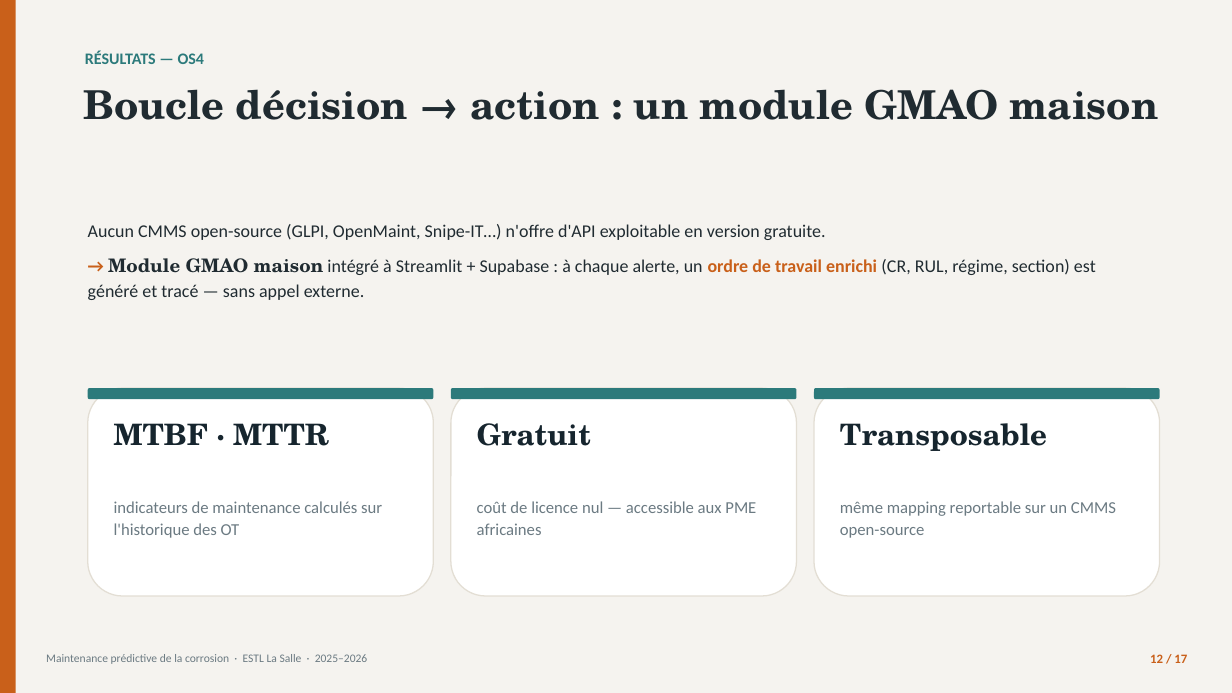
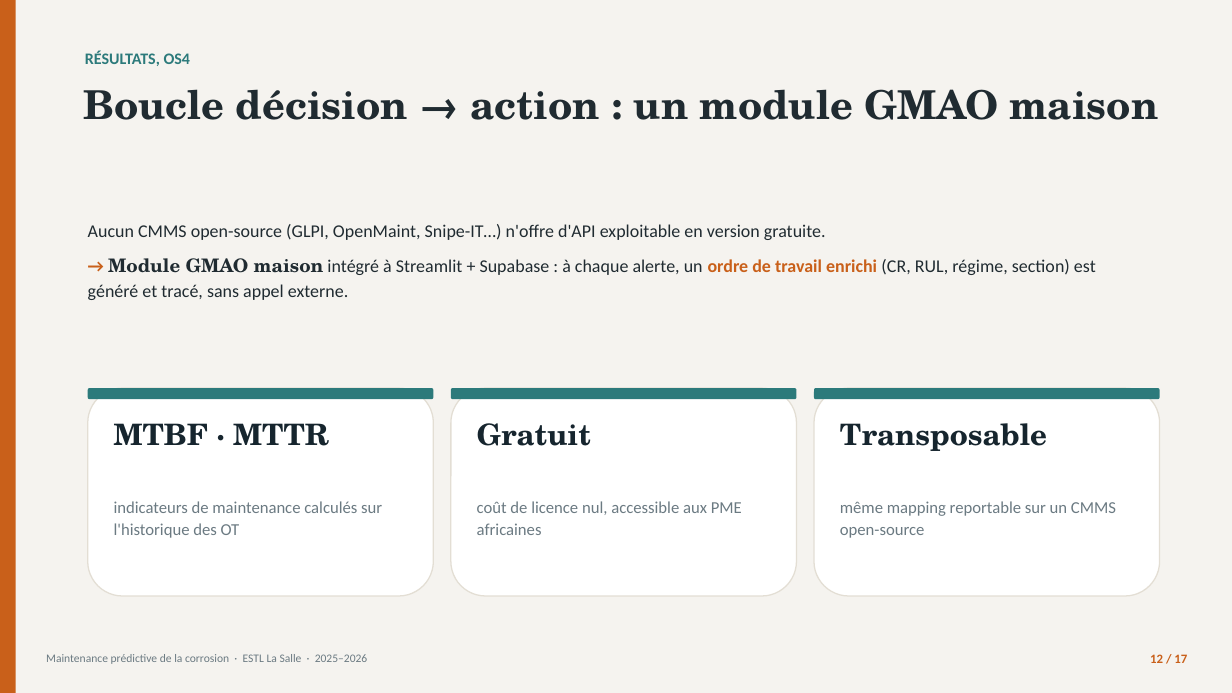
Before and after one commit to londola13/predictive-maintenance-corrosion, a slide deck: slide 12 of soutenance/Soutenance_Corrosion_BATOUMBI.pptx. Drawn at 1232x693 pixels with LibreOffice and Linux fonts; fonts in the diff are those of the drawing. Boxes give left, top, right and bottom in pixels: in the first picture for what was removed or moved away, otherwise in the second. Text is boxed around its words. In the diff, an @@ line names an element or a change of style, - is before the commit and + after.

```diff
--- a/soutenance/Soutenance_Corrosion_BATOUMBI.pptx
+++ b/soutenance/Soutenance_Corrosion_BATOUMBI.pptx
@@ text at (x1=85, y1=51, x2=191, y2=66): text changed @@
-RÉSULTATS — OS4
+RÉSULTATS, OS4
@@ text at (x1=88, y1=258, x2=1096, y2=300): text changed @@
-→ Module GMAO maison intégré à Streamlit + Supabase : à chaque alerte, un ordre de travail enrichi (CR, RUL, régime, section) est généré et tracé — sans appel externe.
+→ Module GMAO maison intégré à Streamlit + Supabase : à chaque alerte, un ordre de travail enrichi (CR, RUL, régime, section) est généré et tracé, sans appel externe.
@@ text at (x1=477, y1=501, x2=742, y2=535): text changed @@
-coût de licence nul — accessible aux PME africaines
+coût de licence nul, accessible aux PME africaines
```
Also in this commit, not shown: 11 other slides changed, 2 other files.
